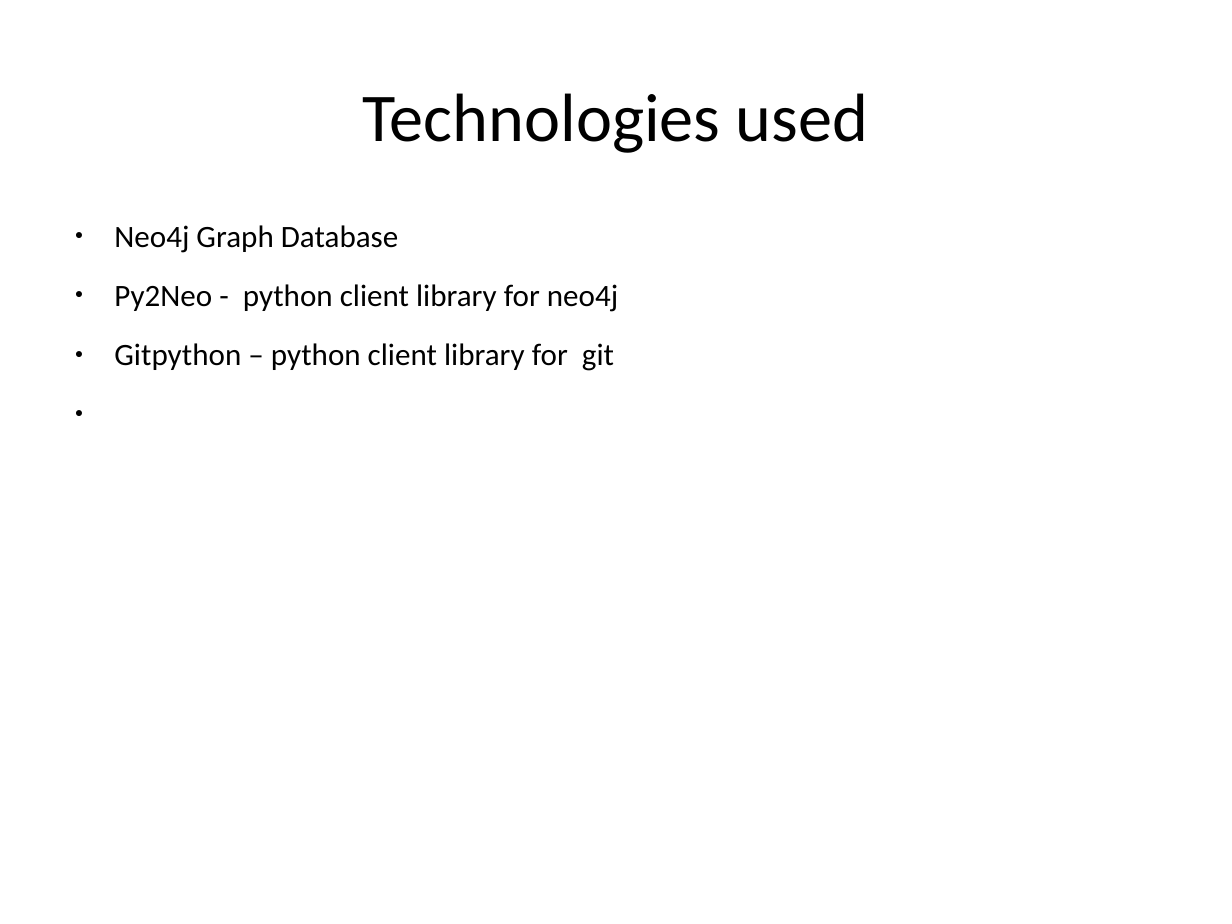
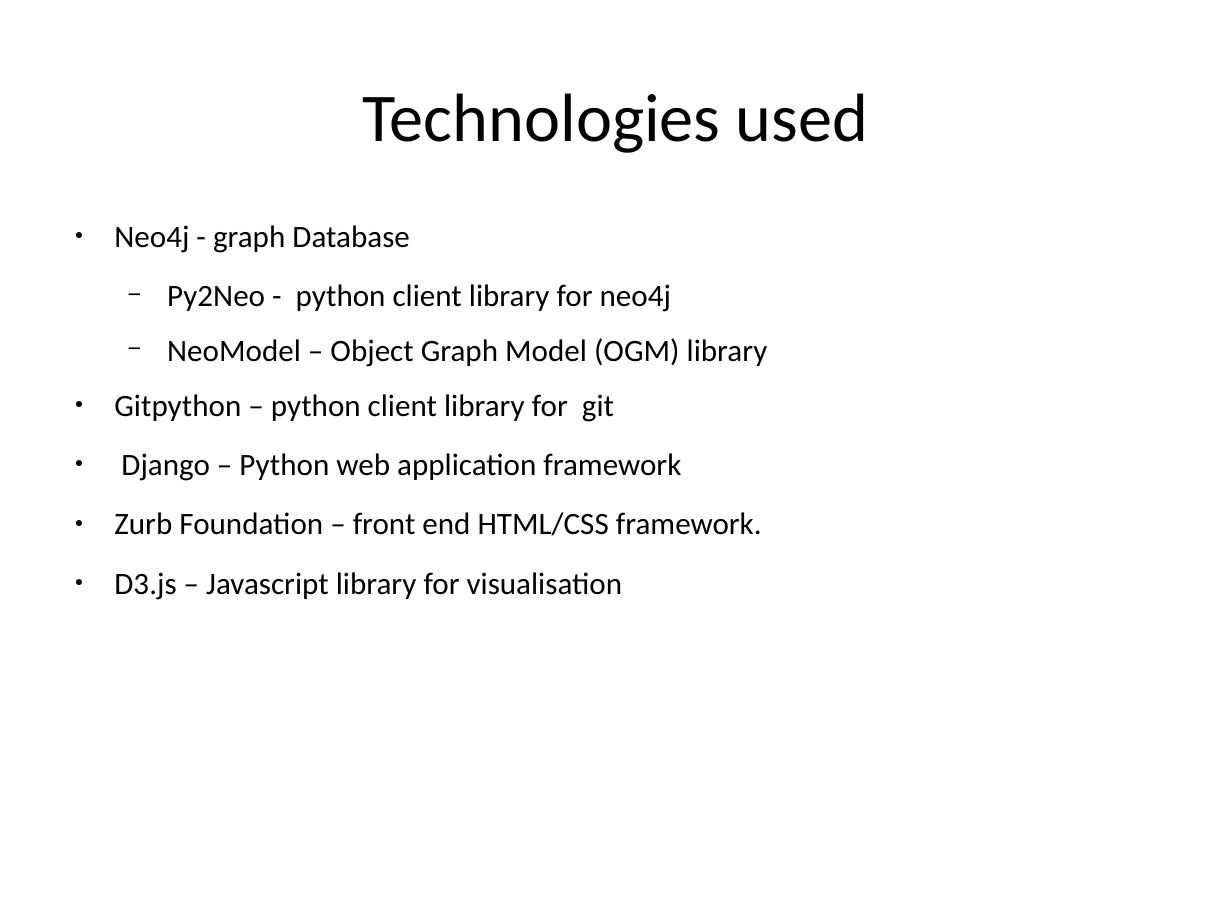
Before and after one commit to btbytes/treehopper, a slide deck: slide 6 of presentation/treehopper.odp (slide 8 before the commit). Drawn at 1232x924 pixels with LibreOffice and Linux fonts; fonts in the diff are those of the drawing. Boxes give left, top, right and bottom in pixels: in the first picture for what was removed or moved away, otherwise in the second. Text is boxed around its words. In the diff, an @@ line names an element or a change of style, - is before the commit and + after.

```diff
--- a/presentation/treehopper.odp
+++ b/presentation/treehopper.odp
@@ text at <box>114,225,409,253</box>: text changed @@
-● Neo4j Graph Database
+● Neo4j - graph Database
@@ text at <box>167,284,671,312</box>: bullet ● to −; list level 1 to 2 in "Py2Neo - python client library ..." @@
@@ text at <box>167,338,768,367</box>: paragraph added @@
+  − NeoModel – Object Graph Model (OGM) library
@@ text at <box>114,453,762,600</box>: paragraphs added @@
+● Django – Python web application framework
+● Zurb Foundation – front end HTML/CSS framework.
+● D3.js – Javascript library for visualisation
```
Also in this commit, not shown: 2 other slides changed, 4 slides added, 8 slides removed, 2 other files.
